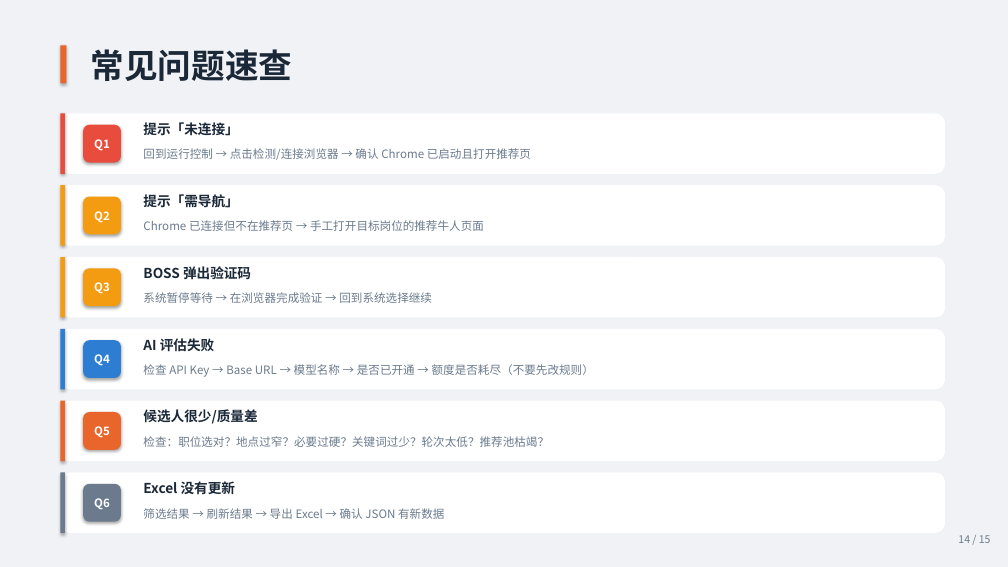
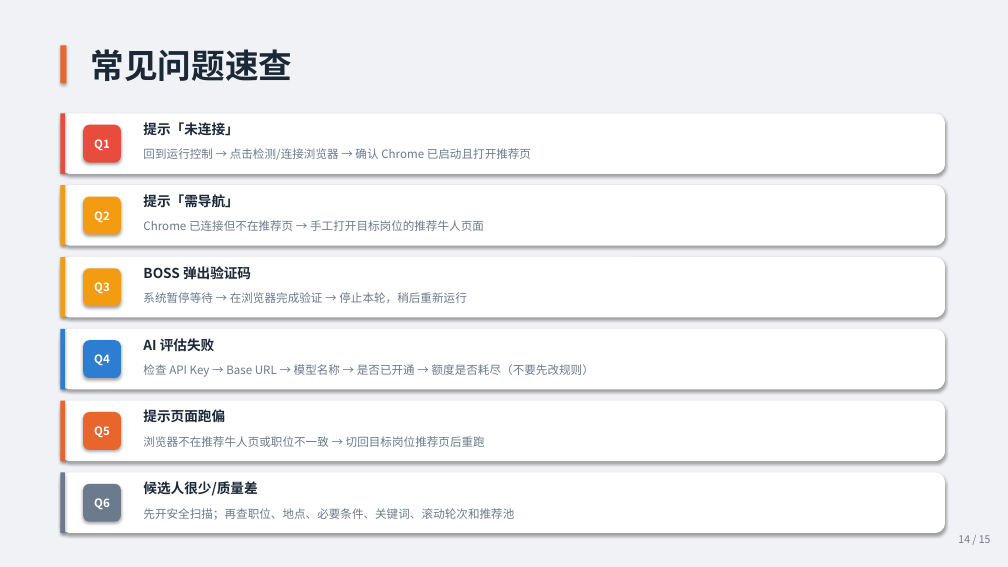
Before and after one commit to chenjinbo1991/boss-resume-filter, a slide deck: slide 14 of docs/BOSS招聘系统操作指南.pptx. Drawn at 1008x567 pixels with LibreOffice and Linux fonts; fonts in the diff are those of the drawing. Boxes give left, top, right and bottom in pixels: in the first picture for what was removed or moved away, otherwise in the second. Text is boxed around its words. In the diff, an @@ line names an element or a change of style, - is before the commit and + after.

Commit message:
文档同步：记录 BOSS 直聘 srcdoc iframe 架构约束
核心发现：
- BOSS 直聘推荐页使用 srcdoc iframe 而非 src URL
- iframe.run_js('return location.href') 始终返回 about:srcdoc
- 导致 API 监听和直调均无效，只能使用 DOM 滚动提取

文档更新：
- CLAUDE.md/AGENTS.md: 更新反爬对抗和候选人提取章节，明确 srcdoc 约束
- 新增记忆文件 boss-srcdoc-architecture.md 记录架构约束和验证方法
- MEMORY.md: 索引新增记忆文件

代码变更：
- bossmaster.py: 添加诊断日志，优化刷新等待逻辑（轮询检查 iframe 内容就绪）
- gui_main.py: 拆分 notice_callback 为阻塞/非阻塞两个回调
- tests: 更新测试用例以适配新的回调机制

```diff
--- a/docs/BOSS招聘系统操作指南.pptx
+++ b/docs/BOSS招聘系统操作指南.pptx
@@ text at (x1=143, y1=292, x2=466, y2=303): text changed @@
-系统暂停等待 → 在浏览器完成验证 → 回到系统选择继续
+系统暂停等待 → 在浏览器完成验证 → 停止本轮，稍后重新运行
@@ text added at (x1=143, y1=408, x2=225, y2=426), 13 pt, text #1B2838, bold @@
+提示页面跑偏
@@ text at (x1=143, y1=436, x2=485, y2=447): text changed @@
-检查：职位选对？地点过窄？必要过硬？关键词过少？轮次太低？推荐池枯竭？
+浏览器不在推荐牛人页或职位不一致 → 切回目标岗位推荐页后重跑
@@ shadow on in 6 elements at (x1=60, y1=113, x2=945, y2=174), (x1=60, y1=185, x2=945, y2=246), (x1=60, y1=257, x2=945, y2=318), (x1=60, y1=329, x2=945, y2=389), (x1=60, y1=401, x2=945, y2=461), (x1=60, y1=473, x2=945, y2=533) @@
@@ text "候选人很少/质量差" moved from (x1=143, y1=409, x2=257, y2=424) to (x1=143, y1=481, x2=257, y2=496) @@
@@ text at (x1=143, y1=508, x2=514, y2=520): text changed @@
-筛选结果 → 刷新结果 → 导出 Excel → 确认 JSON 有新数据
+先开安全扫描；再查职位、地点、必要条件、关键词、滚动轮次和推荐池
@@ text removed at (x1=143, y1=481, x2=235, y2=494) @@
-Excel 没有更新
```
Also in this commit, not shown: 13 other slides changed, 16 other files.
